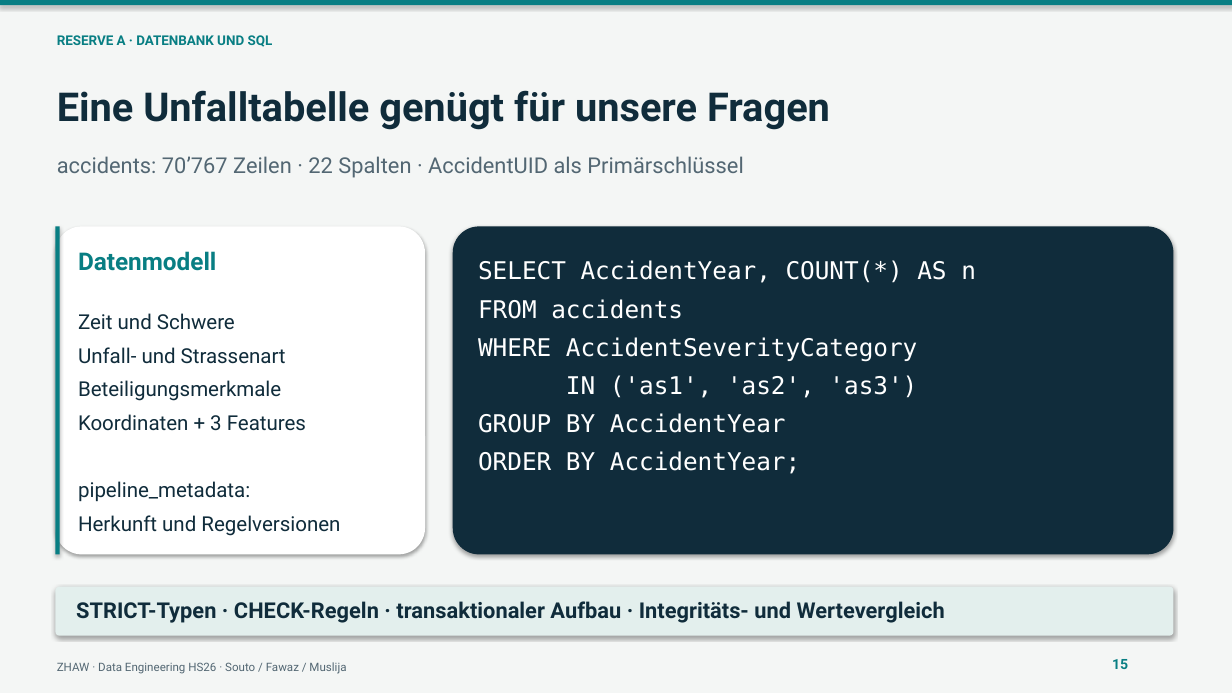
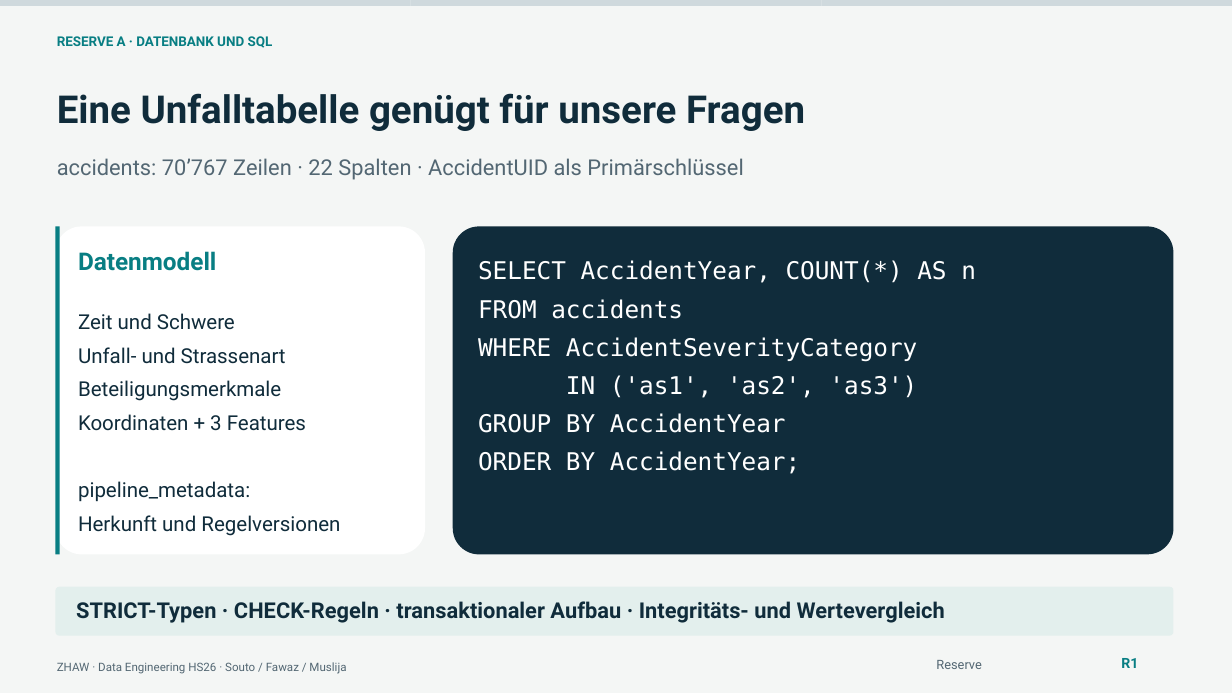
Before and after one commit to soutorub/de_projektarbeit_hs_2026_zhaw, a slide deck: slide 16 of presentations/teil1_verkehrsunfaelle_zuerich.pptx (slide 15 before the commit). Drawn at 1232x693 pixels with LibreOffice and Linux fonts; fonts in the diff are those of the drawing. Boxes give left, top, right and bottom in pixels: in the first picture for what was removed or moved away, otherwise in the second. Text is boxed around its words. In the diff, an @@ line names an element or a change of style, - is before the commit and + after.

```diff
--- a/presentations/teil1_verkehrsunfaelle_zuerich.pptx
+++ b/presentations/teil1_verkehrsunfaelle_zuerich.pptx
@@ rectangle added at bbox=[0, 0, 411, 6], fill #CFD9DD @@
@@ rectangle: place and size @@
-rectangle at bbox=[0, 0, 1232, 6]
+rectangle at bbox=[411, 0, 823, 6]
@@ rectangle at bbox=[411, 0, 823, 6]: fill #087E83 to #CFD9DD; shadow off @@
@@ rectangle added at bbox=[822, 0, 1232, 6], fill #CFD9DD @@
@@ text "Eine Unfalltabelle genügt für unsere ..." at bbox=[57, 93, 805, 131]: size 31 to 30 pt @@
@@ shadow off in 4 elements at bbox=[55, 226, 425, 555], bbox=[55, 226, 59, 555], bbox=[453, 226, 1174, 555], bbox=[55, 587, 1174, 636] @@
@@ text removed at bbox=[1112, 659, 1128, 669] @@
-15
@@ text added at bbox=[1121, 658, 1138, 668], 11 pt, text #087E83, bold @@
+R1
@@ text added at bbox=[936, 660, 981, 669], 10 pt, text #536773 @@
+Reserve
```
Also in this commit, not shown: 11 other slides changed, 7 slides added, 6 slides removed, 8 other files.
